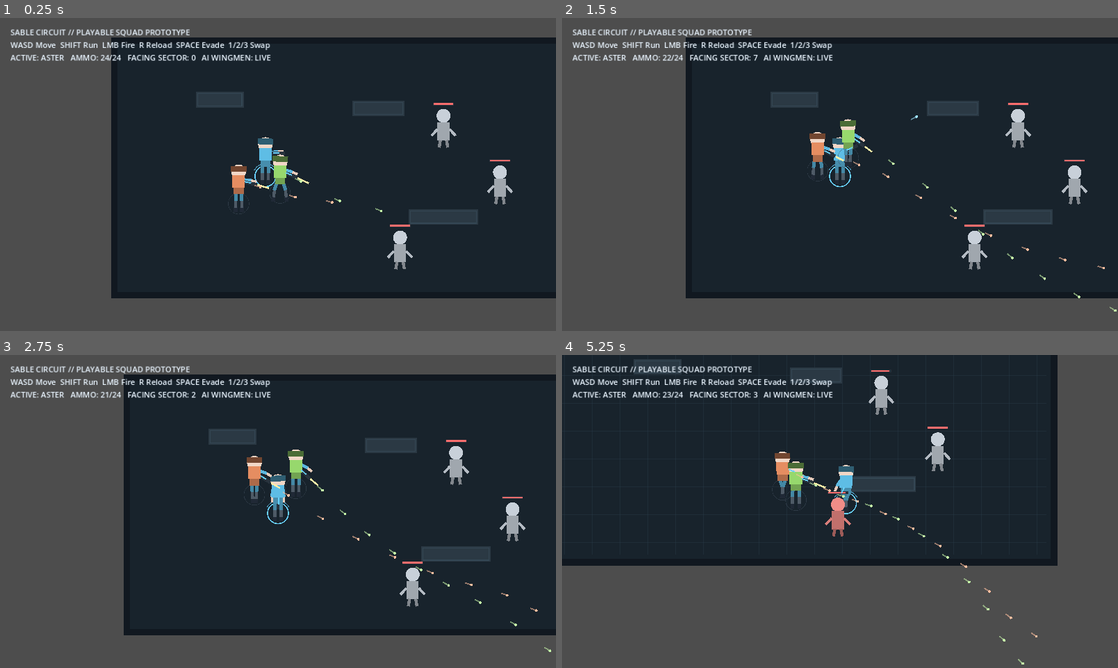
Above: before the commit, frames 1-4 (two rows, left to right).
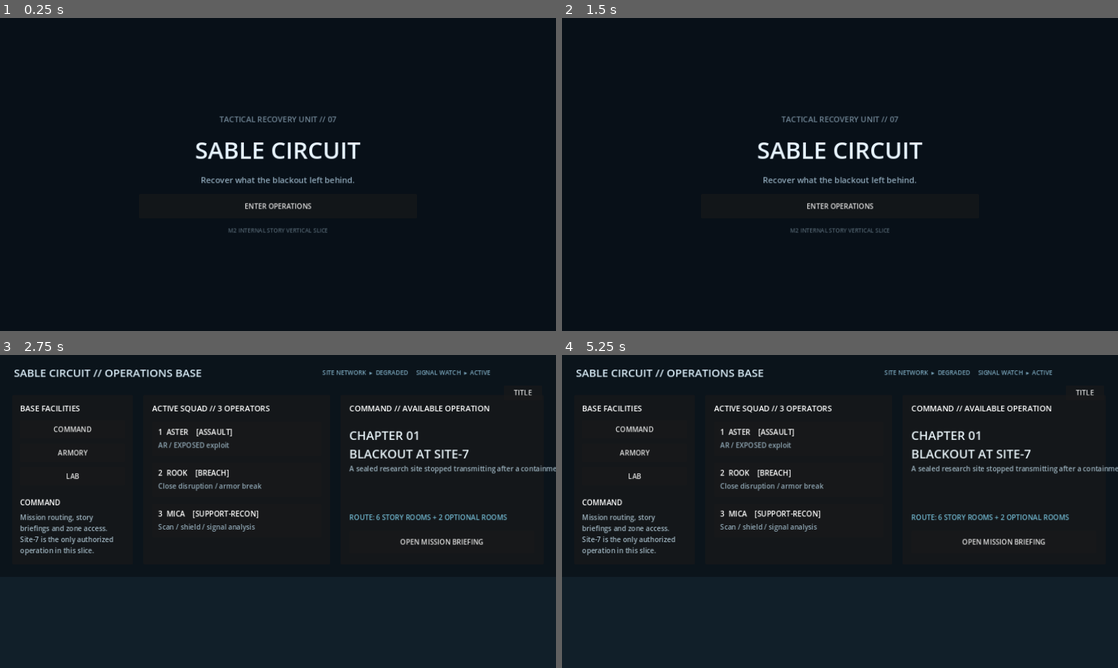
Above: after the commit, the same moments.

Repository: comicman081-collab/sable-circuit
Game: Godot game, scene res://scenes/bootstrap/Bootstrap.tscn
Same seed, same stepped clock (60 frames per second), same inputs: the game is played once before the commit and once after it.
Inputs (mouse positions are in pixels of both pictures, inside the frame that each line leads up to):
- Up to frame 1 (0.25 s): no input
- Up to frame 2 (1.5 s): click (840, 205) at 0.5 s, where only the run after the commit has a clickable "ENTER OPERATIONS"; click (1084, 55) at 1.25 s, where only the run after the commit has a clickable "TITLE"
- Up to frame 3 (2.75 s): click (278, 542) at 2 s, where only the run after the commit has a clickable "ENTER OPERATIONS"
- Up to frame 4 (5.25 s): move the mouse to (962, 495) at 2.77 s; hold D 2.78-3.53 s; hold Shift 2.78-3.53 s; click (962, 495) at 2.92 s; tap Space at 3.02, 3.77 s; move the mouse to (728, 527) at 3.52 s; hold S 3.53-4.28 s; tap R at 3.6 s; move the mouse to (895, 442) at 4.27 s; hold D 4.28-5.03 s; tap 1 at 4.35 s; move the mouse to (812, 574) at 5.02 s; hold W from 5.03 s (still down); tap F at 5.1 s; click (812, 574) at 5.17 s

The runs differ from the first frame. In frame 1, 39% of the frame differs, in the area x 0-100%, y 0-100%; in frame 2, 41%; in frame 3, 42%; in frame 4, 51%.

Commit message:
feat: boot into title and lobby game flow

Diff:
--- a/scripts/core/bootstrap.gd
+++ b/scripts/core/bootstrap.gd
@@ -1,7 +1,7 @@
 extends Node
 
-const PROTOTYPE_ARENA := preload("res://scenes/mission/PrototypeArena.tscn")
+const GAME_FLOW := preload("res://scenes/bootstrap/GameFlow.tscn")
 
 func _ready() -> void:
-    var arena := PROTOTYPE_ARENA.instantiate()
-    add_child(arena)
+    var flow := GAME_FLOW.instantiate()
+    add_child(flow)
